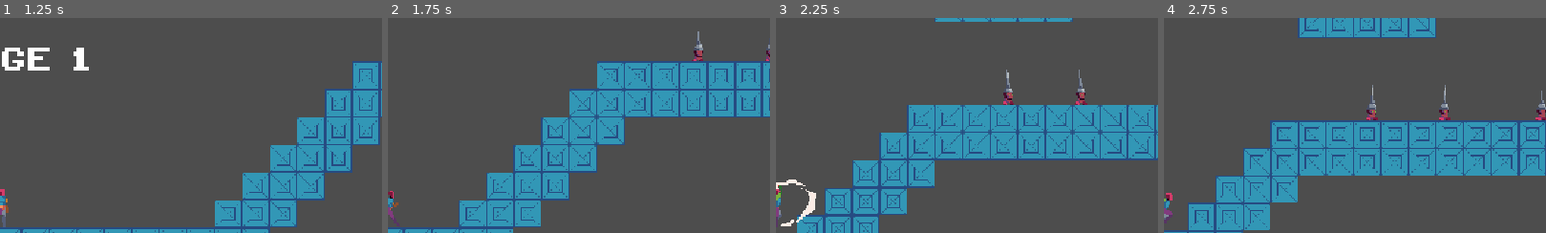
Above: before the commit, frames 1-4 (left to right).
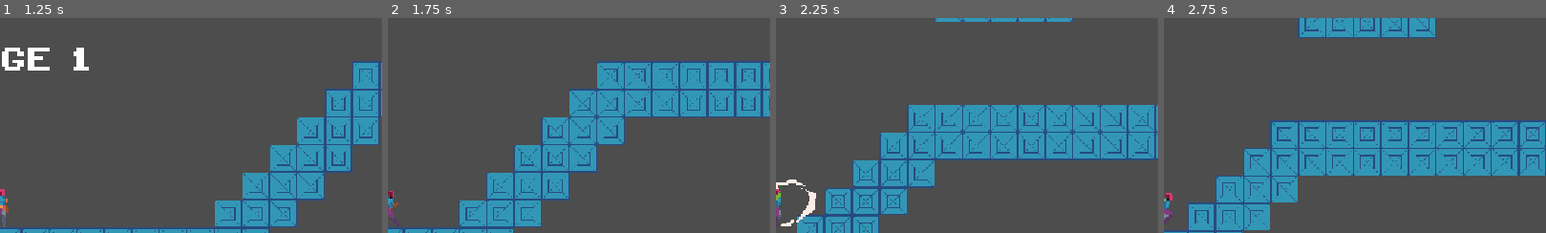
Above: after the commit, the same moments.

Repository: jbradlim08/MindBlade
Game: Godot game, scene res://scene/game/main_menu.tscn
Same seed, same stepped clock (60 frames per second), same inputs: the game is played once before the commit and once after it.
Inputs (mouse positions are % of the whole screen's width and height, from its top left):
- Up to frame 1 (1.25 s): click (22, 50) at 0.5 s
- Up to frame 2 (1.75 s): tap Enter at 1.25 s; move the mouse to (45, 70) at 1.27 s; hold D (right) from 1.28 s (still down); tap Space (dash) at 1.35 s; tap W (jump) at 1.52 s; click (45, 70) at 1.55 s
- Up to frame 3 (2.25 s): keep holding D (right); tap W (jump) at 1.82 s; move the mouse to (80, 65) at 2.02 s; click (80, 65) at 2.1 s
- Up to frame 4 (2.75 s): keep holding D (right); tap W (jump) at 2.27, 2.57 s; tap Middle mouse button (middle-mouse) at 2.3 s
The pictures show only the part of the screen within x 50-100%, y 6-56%; the shares and areas given below are measured in that part.

Frame 1 is identical in both runs. In frame 2, 0.2% of the frame differs, in the area x 79-100%, y 6-20%; in frame 3, 0.4%; in frame 4, 0.5%, in the area x 53-100%, y 31-48%.

Commit message:
Fix the ATTACK state bug where state cannot be set twice, but ATTACK state does

Diff:
--- a/character/base_player.gd
+++ b/character/base_player.gd
@@ -223,7 +223,7 @@
 		return
 
 	cur_state = new_state
-	print("Player: ", PlayerState.keys()[cur_state])
+	#print("Player: ", PlayerState.keys()[cur_state])
 	match cur_state:
 		PlayerState.IDLE:
 			idle()
--- a/enemy/ground/headknife.gd
+++ b/enemy/ground/headknife.gd
@@ -70,13 +70,12 @@
 		velocity += get_gravity() * gravity_scale * delta
 
 func check_state_movement() -> void:
-	if not is_on_floor():
+	if not is_on_floor() or can_charge() or can_attack:
 		return
 	if dir == 0.0:
 		set_state(HKState.IDLE)
 	else:
-		if not can_charge():
-			set_state(HKState.PATROL)
+		set_state(HKState.PATROL)
 
 func check_state_fall() -> void:
 	if not is_on_floor() and velocity.y >= 0:
@@ -92,7 +91,6 @@
 
 	if not ground_detector.is_colliding():
 		dir = -dir
-	#print(dir)
 
 func handle_movement() -> void:
 	if cur_state == HKState.HURT:
@@ -106,13 +104,11 @@
 	if dir > 0.0:
 		sprite.flip_h = false
 		hitbox_col.scale.x = 1.0
-		attack_col.position.x = 17.5
 		ground_detector.position.x = 25
 		front_detector.target_position.x = 18
 	elif dir < 0.0:
 		sprite.flip_h = true
 		hitbox_col.scale.x = -1.0
-		attack_col.position.x = -17.5
 		ground_detector.position.x = -25
 		front_detector.target_position.x = -18
 
@@ -158,16 +154,18 @@
 	var charge: bool
 	if not is_on_floor() or \
 	   not field_of_view() or \
-	   not player_detected():
+	   not player_detected() or \
+	   can_attack:
 		charge = false
 	else:
 		charge = true
 
-	if global_position.y > player_ref.global_position.y:
-		if global_position.y - player_ref.global_position.y <= max_dist_y_to_player and \
-		   player_ref.is_on_floor() and \
-		   abs(global_position.x - player_ref.global_position.x) <= max_dist_x_to_player:
-			charge = true
+	#if global_position.y > player_ref.global_position.y:
+		#if global_position.y - player_ref.global_position.y <= max_dist_y_to_player and \
+		   #player_ref.is_on_floor() and \
+		   #abs(global_position.x - player_ref.global_position.x) <= max_dist_x_to_player:
+			#charge = true
+			#print('another way to charge')
 
 	return charge
 
@@ -175,9 +173,12 @@
 func set_state(new_state: HKState) -> void:
 	if new_state == HKState.DIE: # not trying to prevent if it's die
 		die()
-		return
-	#if new_state == HKState.FALL: # to prevent delay when pushed off from hill
-		#fall()
+		print("HK: ", HKState.keys()[new_state])
+		return
+	if new_state == HKState.ATTACK:
+		attack() # headknife can attack multiple times
+		print("HK: ", HKState.keys()[new_state])
+		return
 	if cur_state == new_state or not can_change_state:
 		return
 
@@ -191,8 +192,8 @@
 			patrol()
 		HKState.CHARGE:
 			charge()
-		HKState.ATTACK:
-			attack()
+		#HKState.ATTACK:
+			#attack()
 		HKState.FALL:
 			fall()
 		HKState.HURT:
@@ -220,7 +221,8 @@
 	front_detector.enabled = false
 
 func attack() -> void:
-
+	dir = to_player_dir
+	handle_facing()
 	set_physics_process(false)
 
 	anim.play("attack")
@@ -228,11 +230,9 @@
 
 	set_physics_process(true)
 
-func jump() -> void:
-	anim.play("jump")
-
 func fall() -> void:
 	anim.play("fall")
+	movement_timer.stop()
 
 func hurt() -> void:
 	set_collision_mask_value(4, false)
@@ -248,6 +248,7 @@
 	velocity.y = -50
 	anim.play("hurt")
 	await anim.animation_finished
+	movement_timer.stop()
 
 	velocity.x = 0
 	hurt_timer.start()
@@ -297,6 +298,7 @@
 func _on_hurt_timer_timeout() -> void:
 	can_change_state = true
 	can_hurt = true
+	# they can collide with its fellow again
 	set_collision_mask_value(4, true)
 	set_collision_layer_value(4, true)
 	set_state(HKState.IDLE)
--- a/enemy/ground/headknife.tscn
+++ b/enemy/ground/headknife.tscn
@@ -306,7 +306,7 @@
 }
 
 [sub_resource type="RectangleShape2D" id="RectangleShape2D_kc6ms"]
-size = Vector2(30, 39)
+size = Vector2(56, 37)
 
 [node name="HeadKnife" instance=ExtResource("1_eqcei")]
 script = ExtResource("2_eyo82")
@@ -351,7 +351,7 @@
 [node name="AttackDomain" type="Area2D" parent="." index="9"]
 
 [node name="AttackCollision" type="CollisionShape2D" parent="AttackDomain" index="0"]
-position = Vector2(15, -12.5)
+position = Vector2(0, -11.5)
 shape = SubResource("RectangleShape2D_kc6ms")
 
 [node name="FrontDetector" type="RayCast2D" parent="." index="10"]
--- a/scene/game/level.tscn
+++ b/scene/game/level.tscn
@@ -48,17 +48,5 @@
 text = "STAGE 1"
 label_settings = ExtResource("9_07p8p")
 
-[node name="HeadKnife" parent="." instance=ExtResource("8_kapys")]
-position = Vector2(885, 285)
-
-[node name="HeadKnife2" parent="." instance=ExtResource("8_kapys")]
-position = Vector2(969, 287)
-
-[node name="HeadKnife3" parent="." instance=ExtResource("8_kapys")]
-position = Vector2(1082, 285)
-
 [node name="HeadKnife4" parent="." instance=ExtResource("8_kapys")]
 position = Vector2(892, 169)
-
-[node name="HeadKnife5" parent="." instance=ExtResource("8_kapys")]
-position = Vector2(1135, 75)
